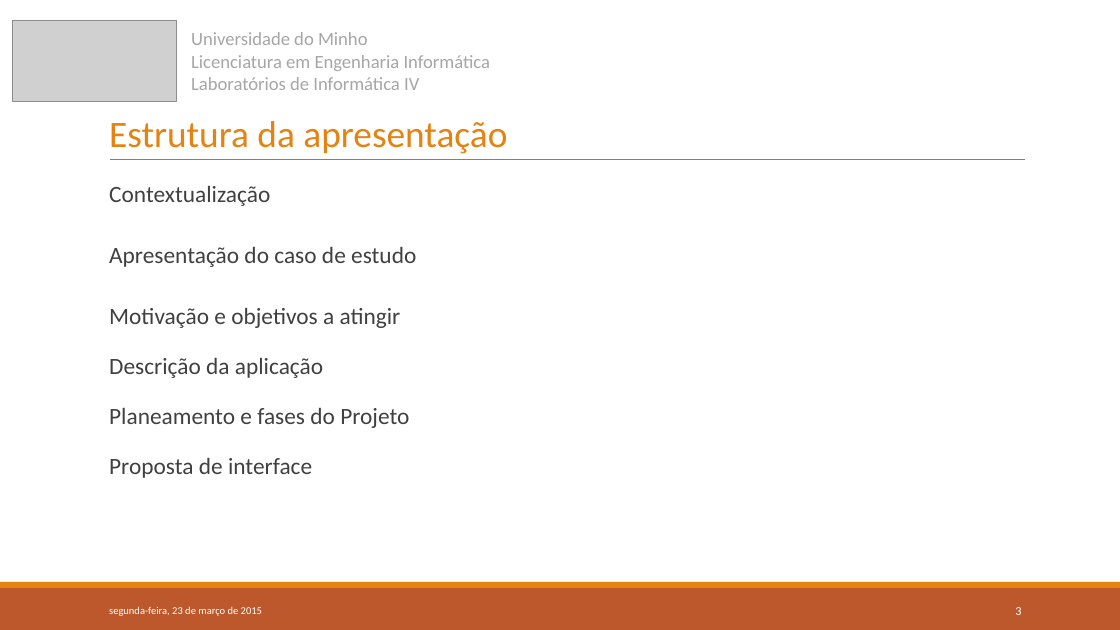
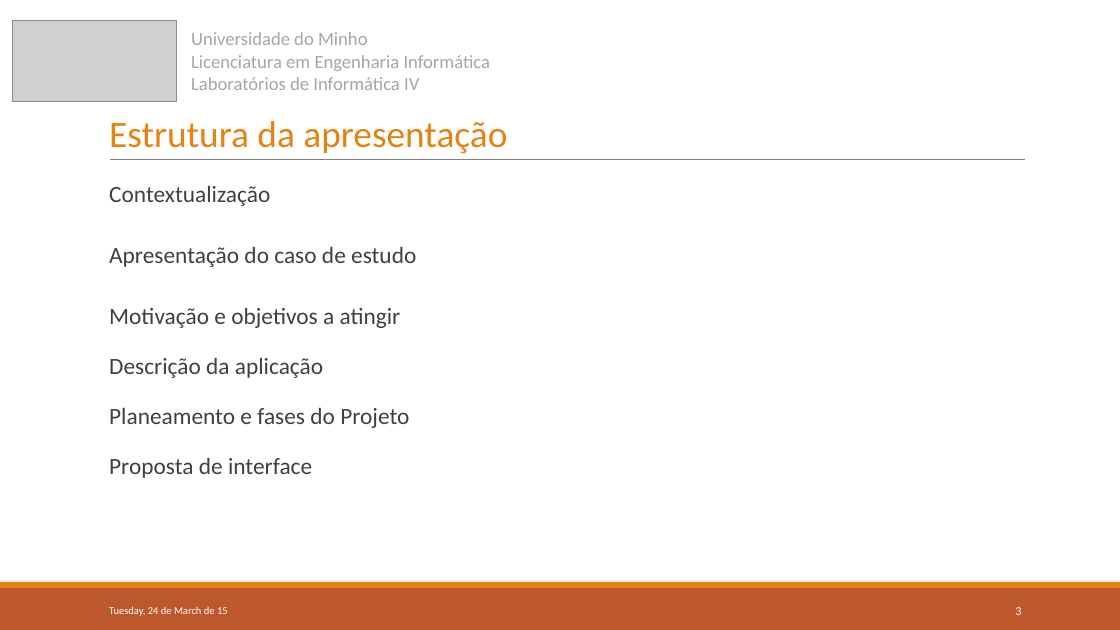
Before and after one commit to 7patricia/Aprende-com-os-Minions, a slide deck: slide 3 of 1ªFase/LI4-Grupo6-Fase1.pptx. Drawn at 1120x630 pixels with LibreOffice and Linux fonts; fonts in the diff are those of the drawing; grey boxes stand for pictures. Boxes give left, top, right and bottom in pixels: in the first picture for what was removed or moved away, otherwise in the second. Text is boxed around its words. In the diff, an @@ line names an element or a change of style, - is before the commit and + after.

```diff
--- a/1ªFase/LI4-Grupo6-Fase1.pptx
+++ b/1ªFase/LI4-Grupo6-Fase1.pptx
@@ text at bbox=[109, 606, 228, 616]: text changed @@
-segunda-feira, 23 de março de 2015
+Tuesday, 24 de March de 15
```
Also in this commit, not shown: 7 other slides changed.
